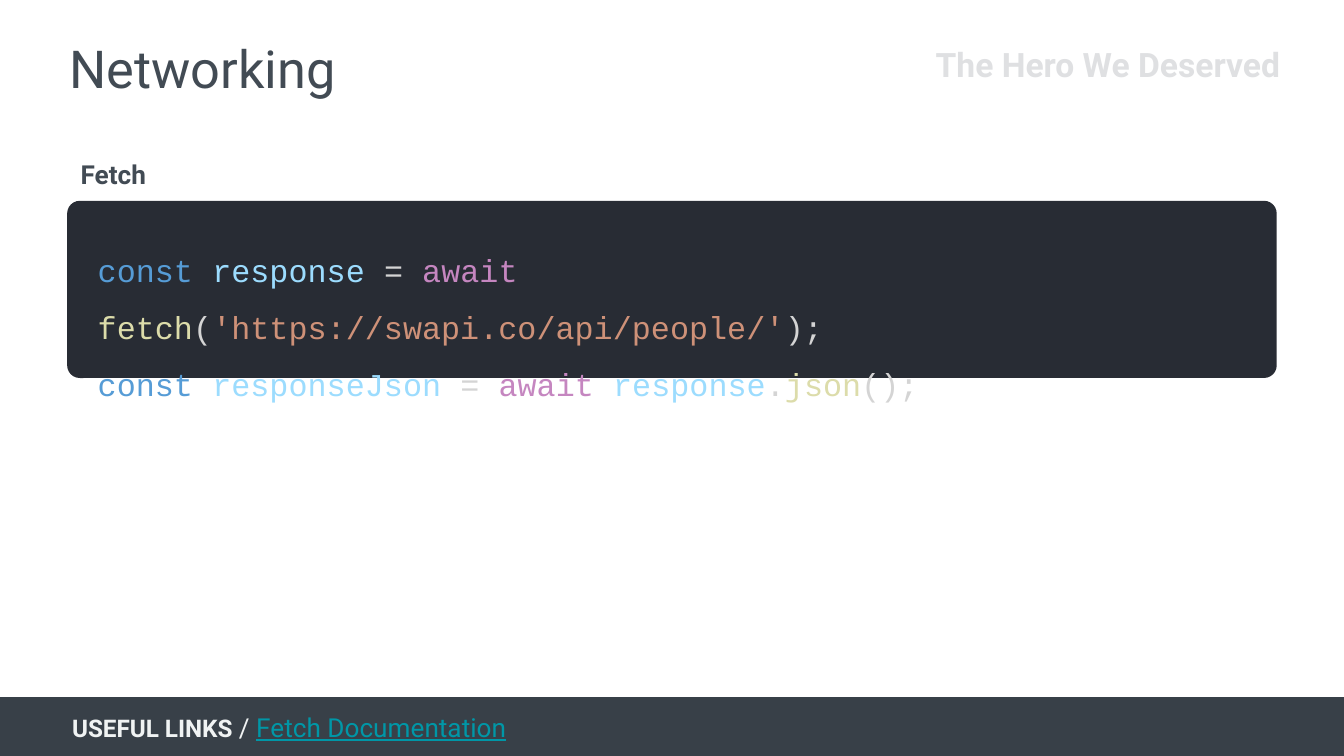
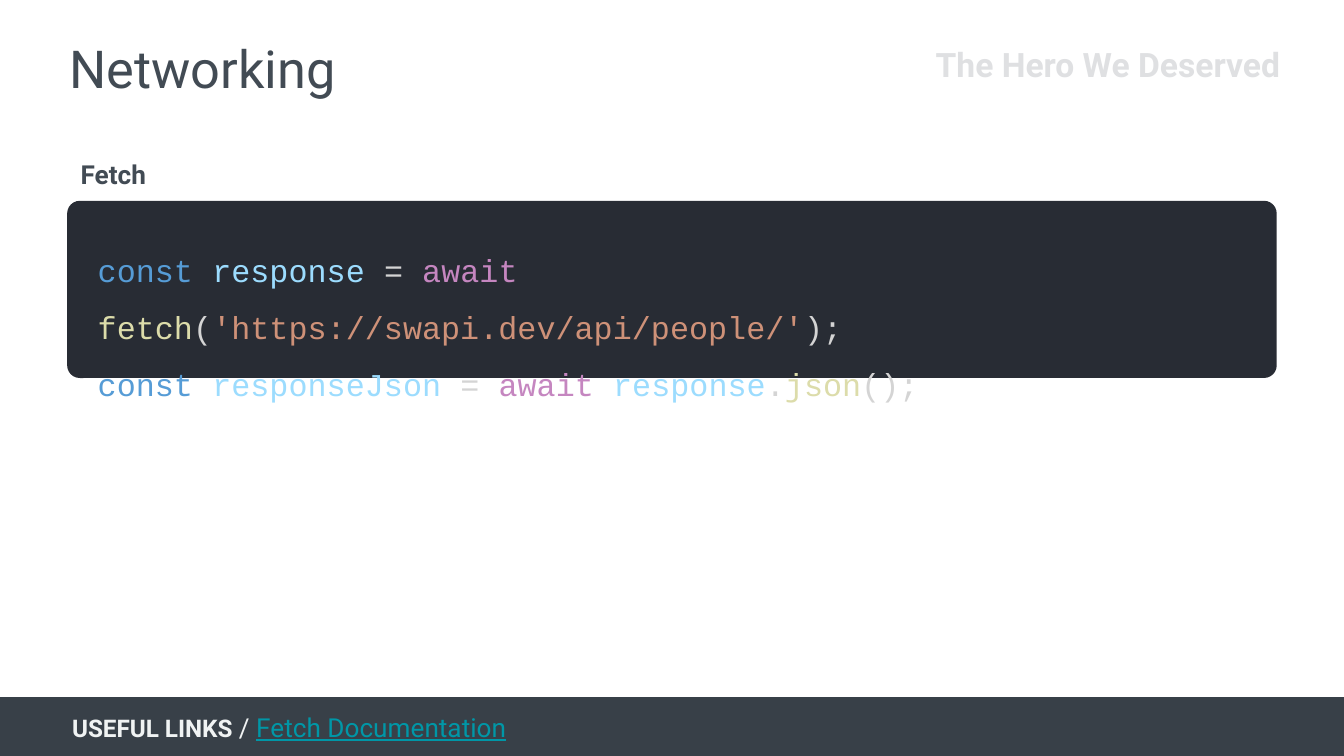
Before and after one commit to stanford-cs47/React-Native-Lectures, a slide deck: slide 18 of pptx-lectures/Lecture 7B.pptx (slide 19 before the commit). Drawn at 1344x756 pixels with LibreOffice and Linux fonts; fonts in the diff are those of the drawing. Boxes give left, top, right and bottom in pixels: in the first picture for what was removed or moved away, otherwise in the second. Text is boxed around its words. In the diff, an @@ line names an element or a change of style, - is before the commit and + after.

```diff
--- a/pptx-lectures/Lecture 7B.pptx
+++ b/pptx-lectures/Lecture 7B.pptx
@@ text in rounded rectangle at (98,259,842,346): text changed @@
-const response = await fetch('https://swapi.co/api/people/');
+const response = await fetch('https://swapi.dev/api/people/');
```
Also in this commit, not shown: 4 other slides changed, 2 slides removed, 7 other files.
